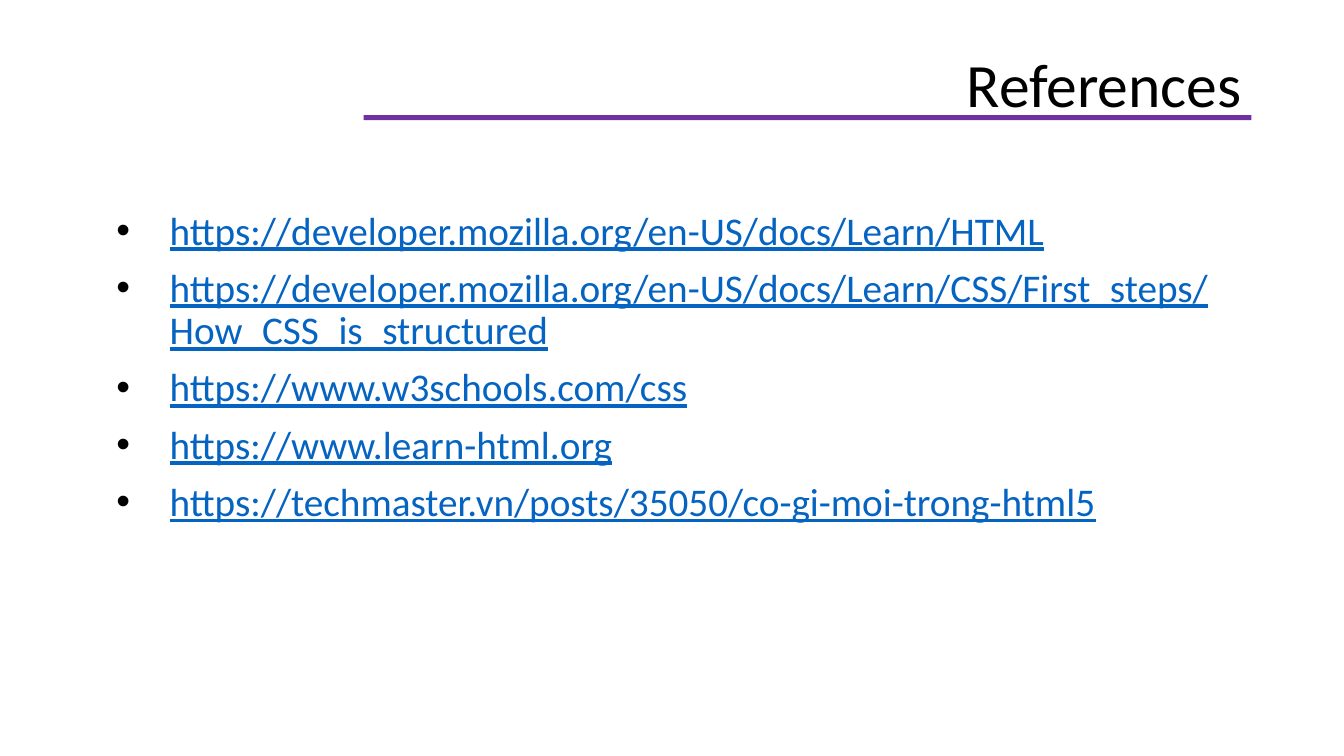
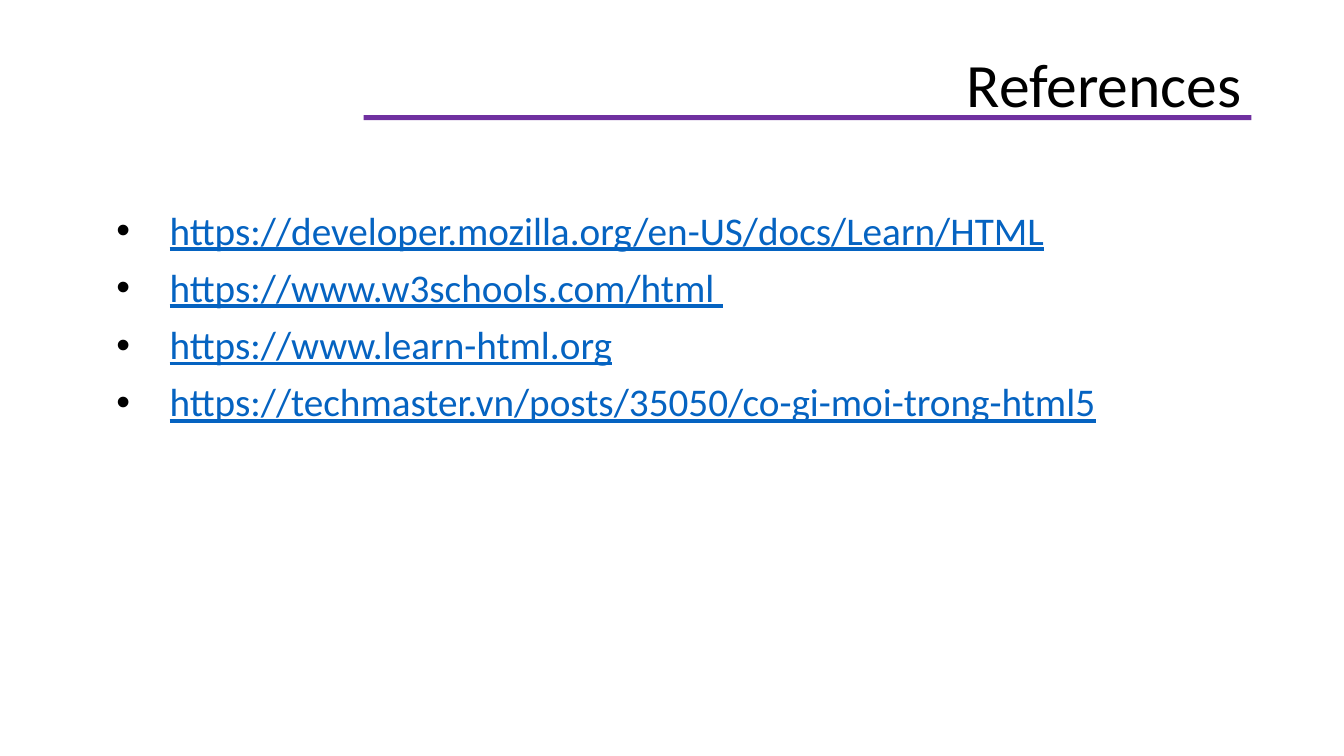
Before and after one commit to giaule91/basic-html, a slide deck: slide 3 of docs/HTML.pptx. Drawn at 1344x756 pixels with LibreOffice and Linux fonts; fonts in the diff are those of the drawing; background and template pictures are left out. Boxes give left, top, right and bottom in pixels: in the first picture for what was removed or moved away, otherwise in the second. Text is boxed around its words. In the diff, an @@ line names an element or a change of style, - is before the commit and + after.

Commit message:
update demo html structure

```diff
--- a/docs/HTML.pptx
+++ b/docs/HTML.pptx
@@ text at (170, 274, 715, 309): text changed @@
-• https://developer.mozilla.org/en-US/docs/Learn/CSS/First_steps/How_CSS_is_structured
-• https://www.w3schools.com/css
+• https://www.w3schools.com/html
```
Also in this commit, not shown: 1 other slide changed, 1 slide added, 17 other files.
